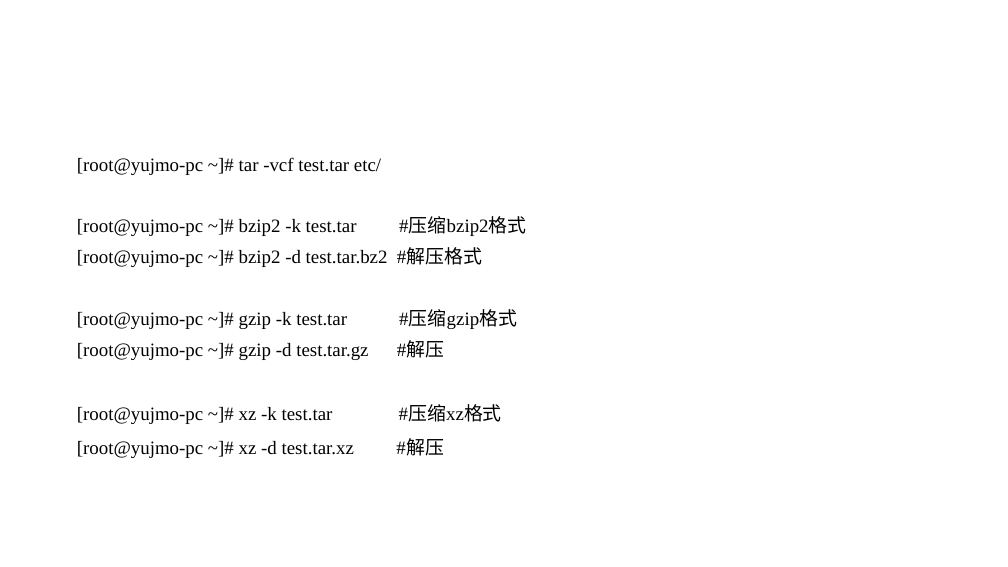
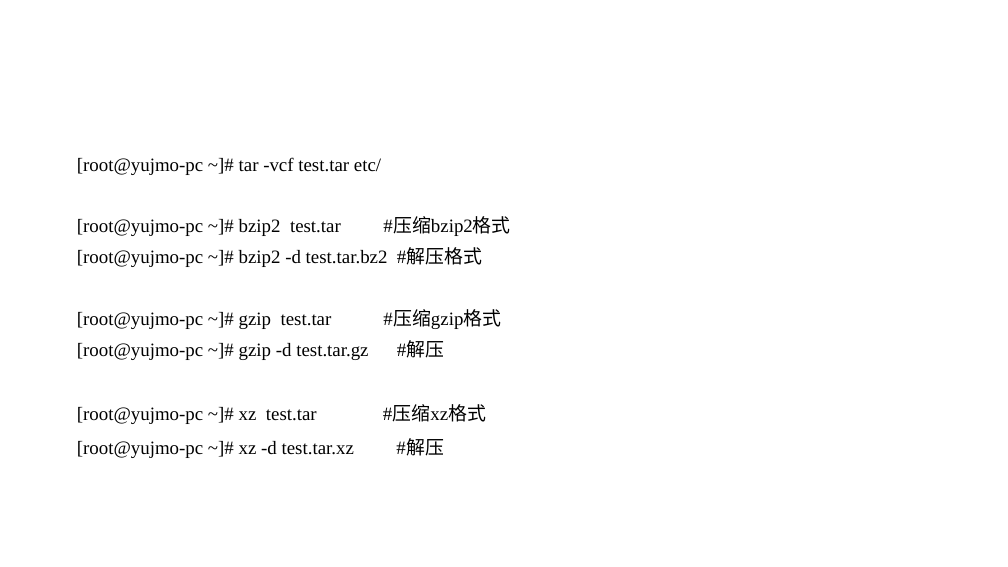
Before and after one commit to yujmo/RHCE_monoid_2019_3_10, a slide deck: slide 13 of 6、第六次课/4、文件归档.pptx. Drawn at 1008x567 pixels with LibreOffice and Linux fonts; fonts in the diff are those of the drawing. Boxes give left, top, right and bottom in pixels: in the first picture for what was removed or moved away, otherwise in the second. Text is boxed around its words. In the diff, an @@ line names an element or a change of style, - is before the commit and + after.

```diff
--- a/6、第六次课/4、文件归档.pptx
+++ b/6、第六次课/4、文件归档.pptx
@@ text at box(77, 218, 510, 236): text changed @@
-[root@yujmo-pc ~]# bzip2 -k test.tar #压缩bzip2格式
+[root@yujmo-pc ~]# bzip2 test.tar #压缩bzip2格式
@@ text at box(77, 312, 332, 329): text changed @@
-[root@yujmo-pc ~]# gzip -k test.tar #压缩gzip格式
+[root@yujmo-pc ~]# gzip test.tar #压缩gzip格式
@@ text at box(77, 407, 317, 424): text changed @@
-[root@yujmo-pc ~]# xz -k test.tar #压缩xz格式
+[root@yujmo-pc ~]# xz test.tar #压缩xz格式
```
Also in this commit, not shown: 1 other slide changed, 13 other files.
